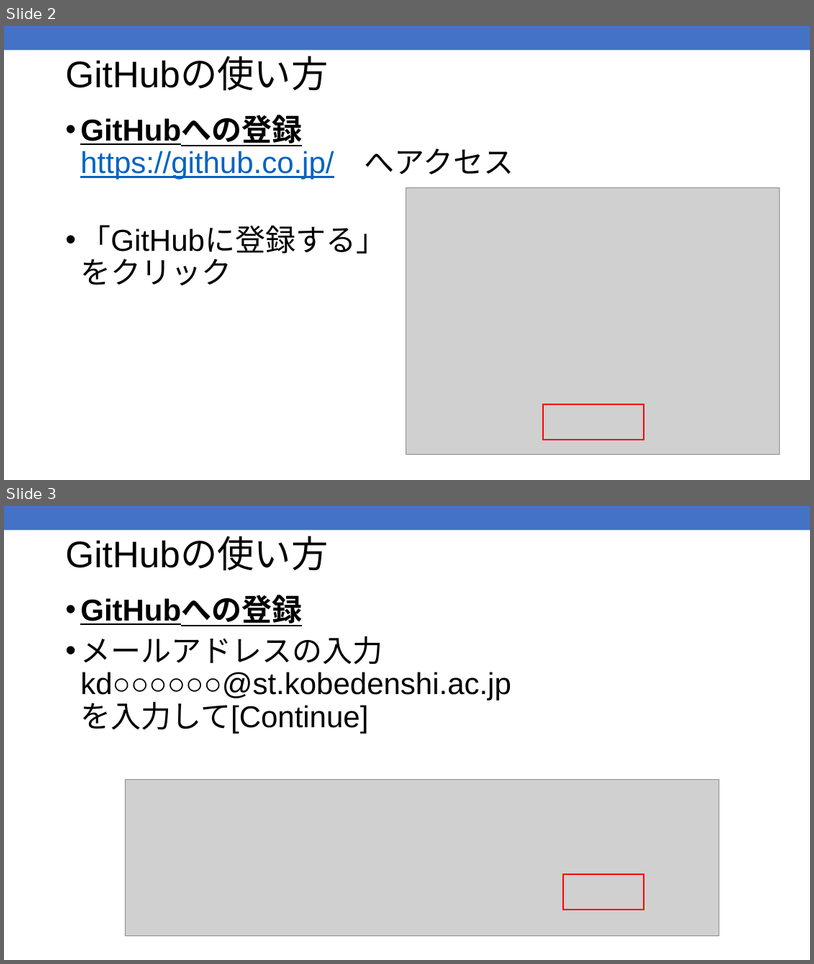
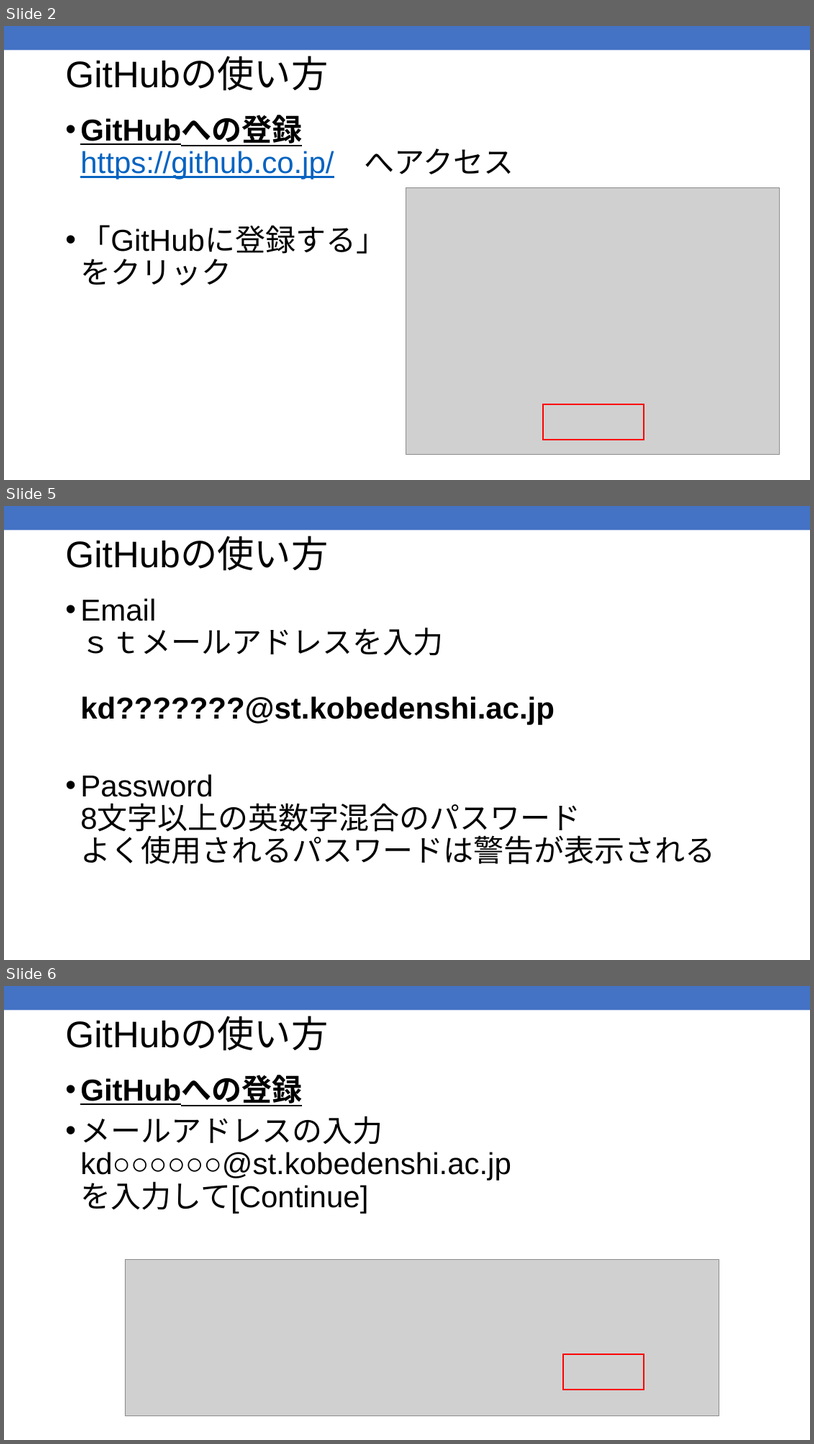
Before and after one commit to kic-murata/cpp2025, a slide deck: 授業資料/GitHub.pptx. Shown one above the other, each under a label of ours: slides 2 and 3 before the commit, slides 2, 5 and 6 after it; the slides between them are not shown. The pictures are 814x964 and 814x1444 pixels, drawn with LibreOffice and Linux fonts; fonts in the diff are those of the drawing; grey boxes stand for pictures. Boxes give left, top, right and bottom in pixels: in the first picture for what was removed or moved away, otherwise in the second. Text is boxed around its words. In the diff, an @@ line names an element or a change of style, - is before the commit and + after.

```diff
--- a/授業資料/GitHub.pptx
+++ b/授業資料/GitHub.pptx
@@ slide 5 added at [4, 506, 810, 960], background #FFFFFF; not listed: 1 template element that a slide beside it also shows @@
@@ title added at [65, 538, 328, 571], 44 pt, text #000000 @@
+GitHubの使い方
@@ text added at [80, 598, 715, 864], 36 pt, text #000000 @@
+• Email
+  ｓｔメールアドレスを入力
+  kd???????@st.kobedenshi.ac.jp
+• Password
+  8文字以上の英数字混合のパスワード
+  よく使用されるパスワードは警告が表示される
@@ what was slide 3 is now slide 6 @@
```
Also in this commit, not shown: 2 other slides added.
